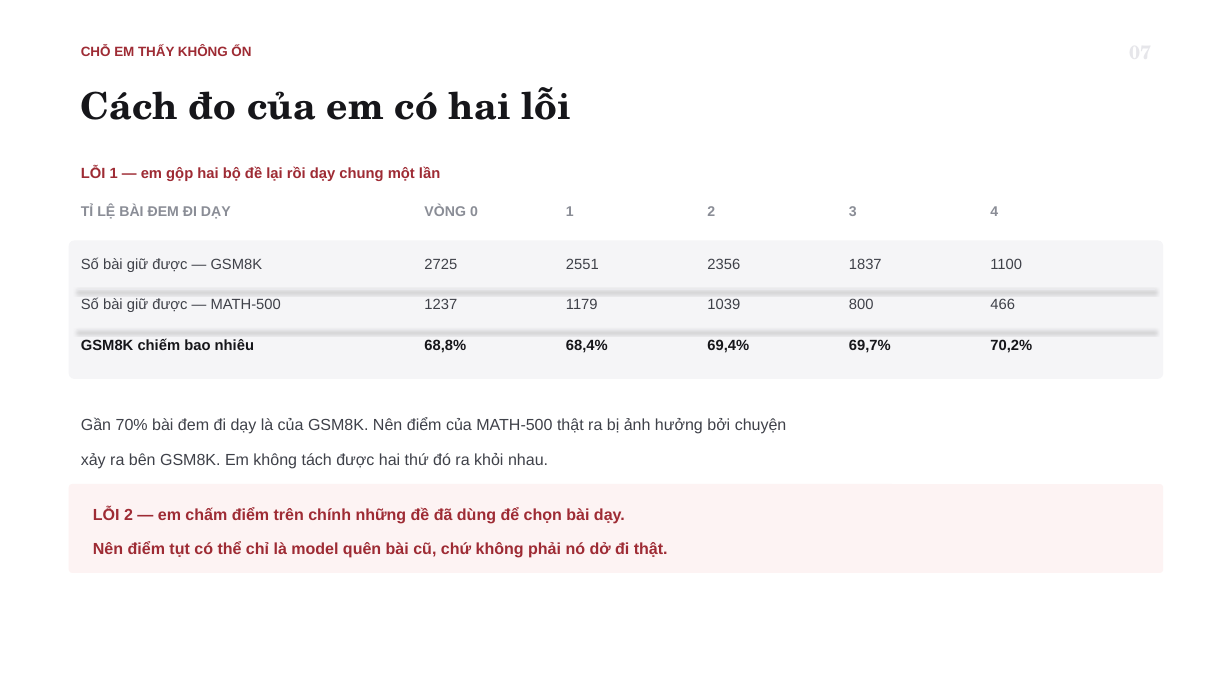
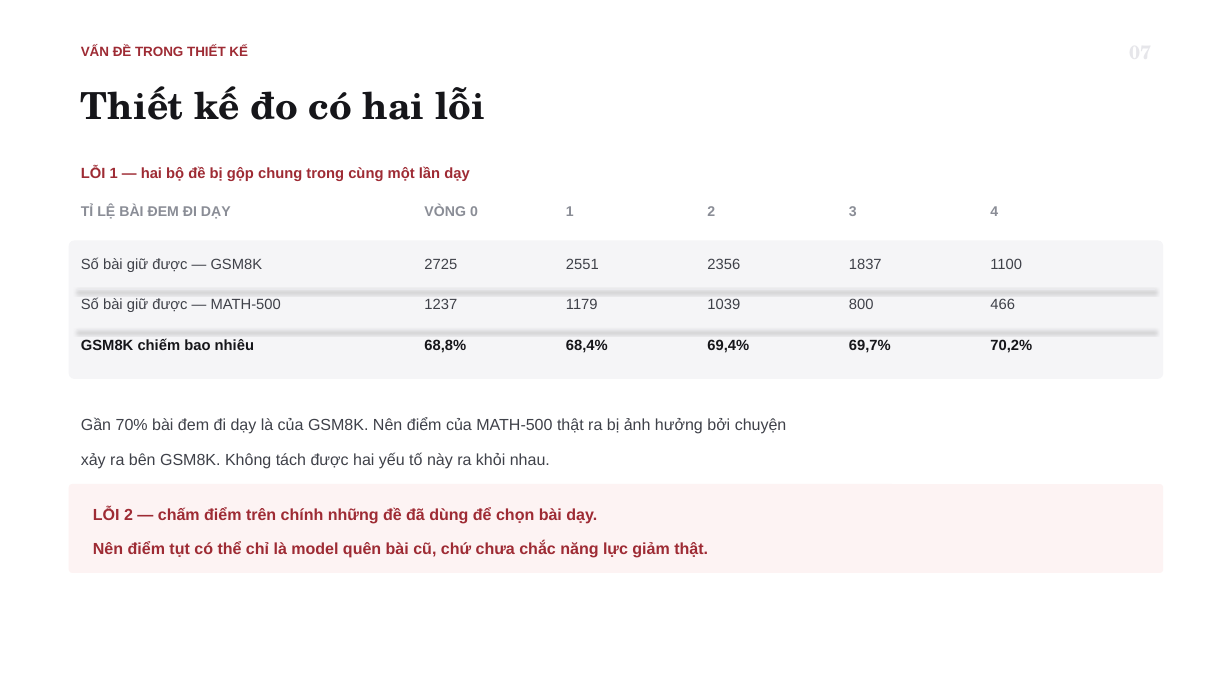
Before and after one commit to tsan2711/DACNTT_2026, a slide deck: slide 8 of BaoCaoTienDo_Tuan1-3_52300057_52300006.pptx. Drawn at 1232x693 pixels with LibreOffice and Linux fonts; fonts in the diff are those of the drawing. Boxes give left, top, right and bottom in pixels: in the first picture for what was removed or moved away, otherwise in the second. Text is boxed around its words. In the diff, an @@ line names an element or a change of style, - is before the commit and + after.

```diff
--- a/BaoCaoTienDo_Tuan1-3_52300057_52300006.pptx
+++ b/BaoCaoTienDo_Tuan1-3_52300057_52300006.pptx
@@ text at (81,46,248,56): text changed @@
-CHỖ EM THẤY KHÔNG ỔN
+VẤN ĐỀ TRONG THIẾT KẾ
@@ text at (81,86,485,120): text changed @@
-Cách đo của em có hai lỗi
+Thiết kế đo có hai lỗi
@@ text at (81,166,469,181): text changed @@
-LỖI 1 — em gộp hai bộ đề lại rồi dạy chung một lần
+LỖI 1 — hai bộ đề bị gộp chung trong cùng một lần dạy
@@ text at (81,452,550,469): text changed @@
-xảy ra bên GSM8K. Em không tách được hai thứ đó ra khỏi nhau.
+xảy ra bên GSM8K. Không tách được hai yếu tố này ra khỏi nhau.
@@ text at (93,507,708,558): text changed @@
-LỖI 2 — em chấm điểm trên chính những đề đã dùng để chọn bài dạy.
-Nên điểm tụt có thể chỉ là model quên bài cũ, chứ không phải nó dở đi thật.
+LỖI 2 — chấm điểm trên chính những đề đã dùng để chọn bài dạy.
+Nên điểm tụt có thể chỉ là model quên bài cũ, chứ chưa chắc năng lực giảm thật.
```
Also in this commit, not shown: 15 other slides changed, 1 slide added, 2 other files.
